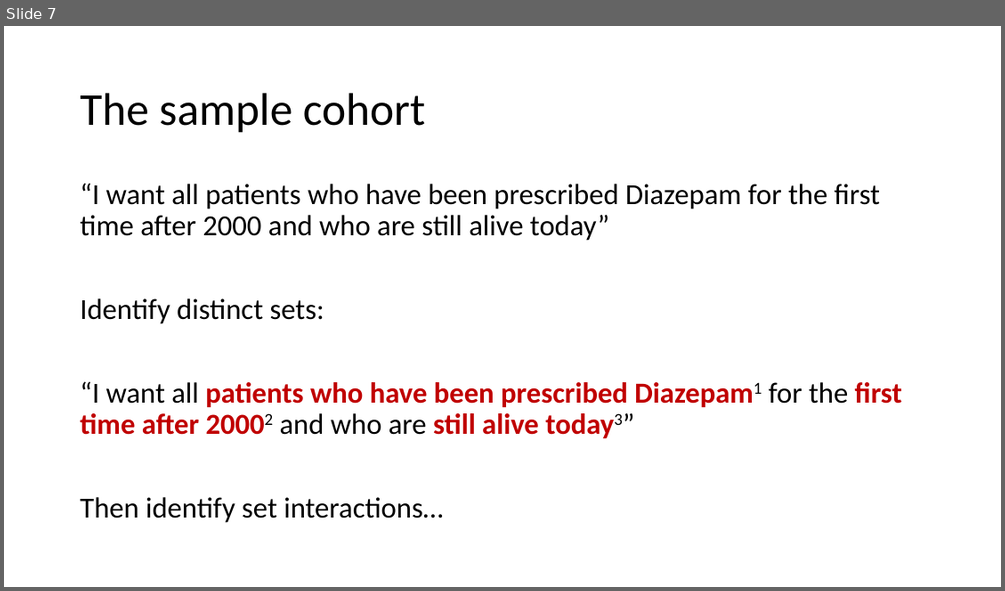
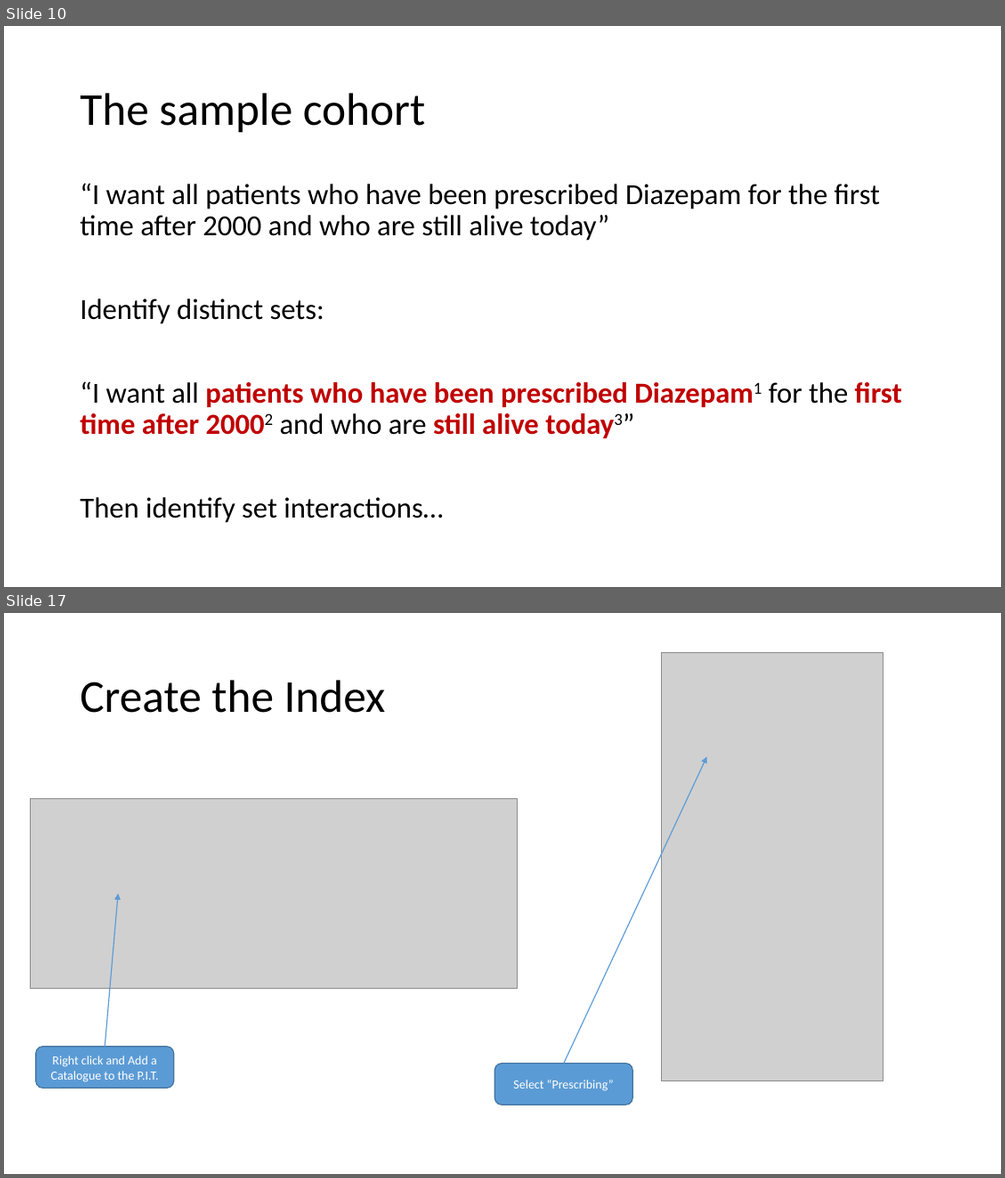
Before and after one commit to HicServices/RDMP, a slide deck: Documentation/Training/CohortBuilder.pptx. Shown one above the other, each under a label of ours: slide 7 before the commit, slides 10 and 17 after it; the slides between them are not shown. The pictures are 1005x591 and 1005x1178 pixels, drawn with LibreOffice and Linux fonts; fonts in the diff are those of the drawing; grey boxes stand for pictures. Boxes give left, top, right and bottom in pixels: in the first picture for what was removed or moved away, otherwise in the second. Text is boxed around its words. In the diff, an @@ line names an element or a change of style, - is before the commit and + after.

Commit message:
Added patient index table example.

```diff
--- a/Documentation/Training/CohortBuilder.pptx
+++ b/Documentation/Training/CohortBuilder.pptx
@@ slide 17 added at box(4, 613, 1001, 1174), background #FFFFFF @@
@@ picture added at box(662, 653, 883, 1081) @@
@@ title added at box(80, 680, 386, 713), 44 pt, text #000000 @@
+Create the Index
@@ arrow added from (564, 1063) to (707, 756), #5B9BD5 1 pt @@
@@ picture added at box(30, 798, 517, 988) @@
@@ arrow added from (105, 1046) to (119, 893), #5B9BD5 1 pt @@
@@ rounded rectangle added at box(36, 1046, 174, 1087), fill #5B9BD5, outline #43739E 1 pt, 12 pt, text #FFFFFF @@
+Right click and Add a Catalogue to the P.I.T.
@@ rounded rectangle added at box(494, 1063, 632, 1104), fill #5B9BD5, outline #43739E 1 pt, 12 pt, text #FFFFFF @@
+Select “Prescribing”
@@ what was slide 7 is now slide 10 @@
```
Also in this commit, not shown: 4 slides changed, 9 other slides added, 1 slide removed.
